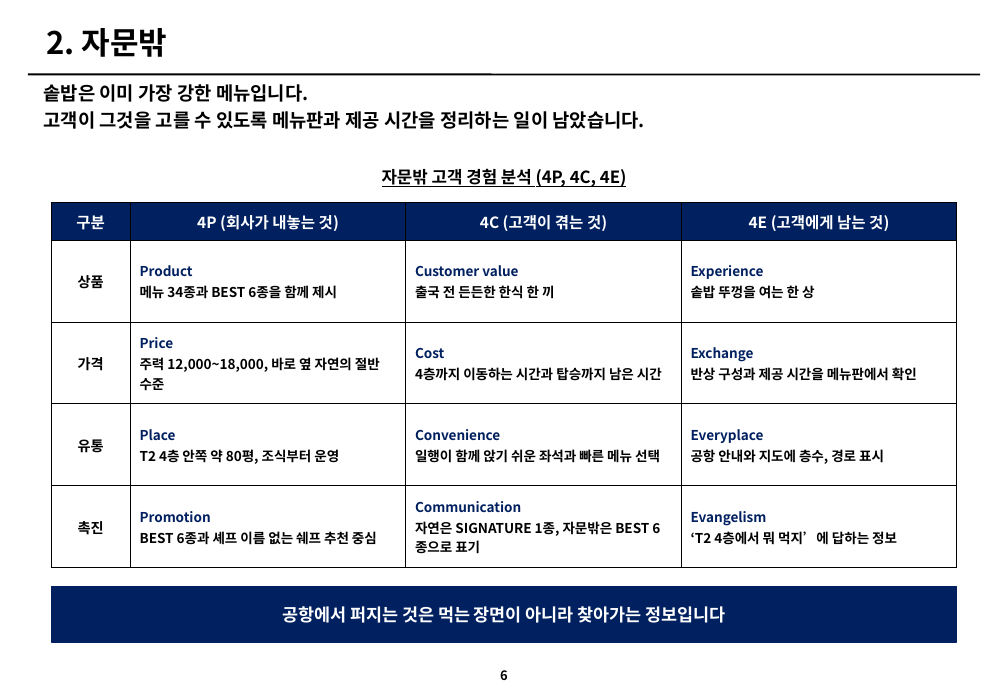
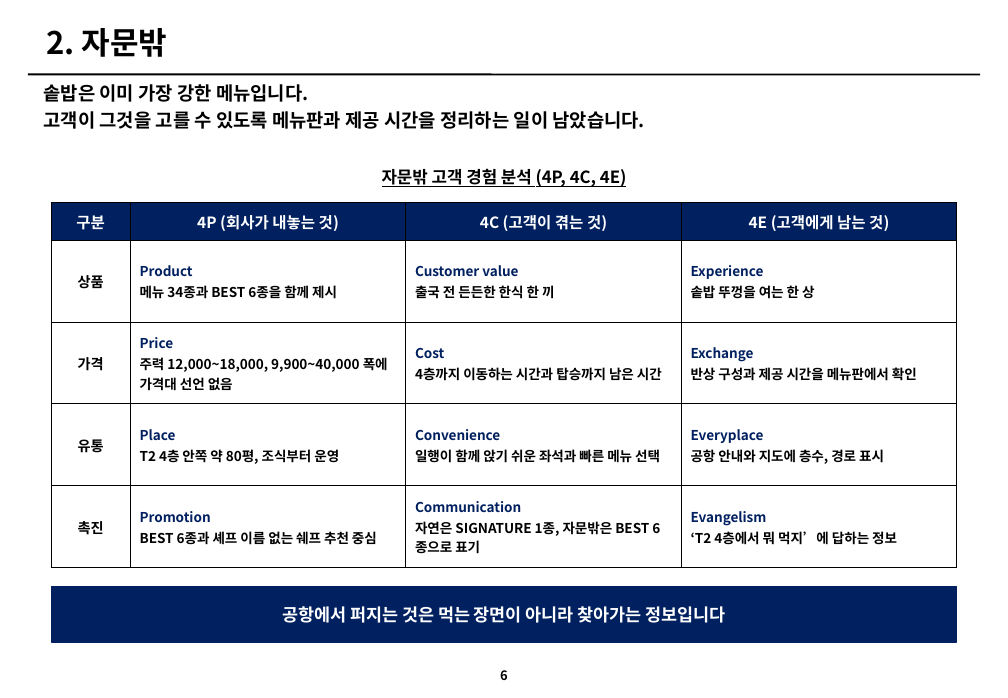
Before and after one commit to grandnim-wq/Claude, a slide deck: slide 6 of 아모제_3개브랜드_개선전략_v3.pptx. Drawn at 1008x698 pixels with LibreOffice and Linux fonts; fonts in the diff are those of the drawing. Boxes give left, top, right and bottom in pixels: in the first picture for what was removed or moved away, otherwise in the second. Text is boxed around its words. In the diff, an @@ line names an element or a change of style, - is before the commit and + after.

```diff
--- a/아모제_3개브랜드_개선전략_v3.pptx
+++ b/아모제_3개브랜드_개선전략_v3.pptx
@@ table at [51,203,957,568] @@
-row 3, column 2: Price / 주력 12,000~18,000, 바로 옆 자연의 절반 수준
+row 3, column 2: Price / 주력 12,000~18,000, 9,900~40,000 폭에 가격대 선언 없음
```
Also in this commit, not shown: 16 other slides changed, 1 slide added, 4 other files.
